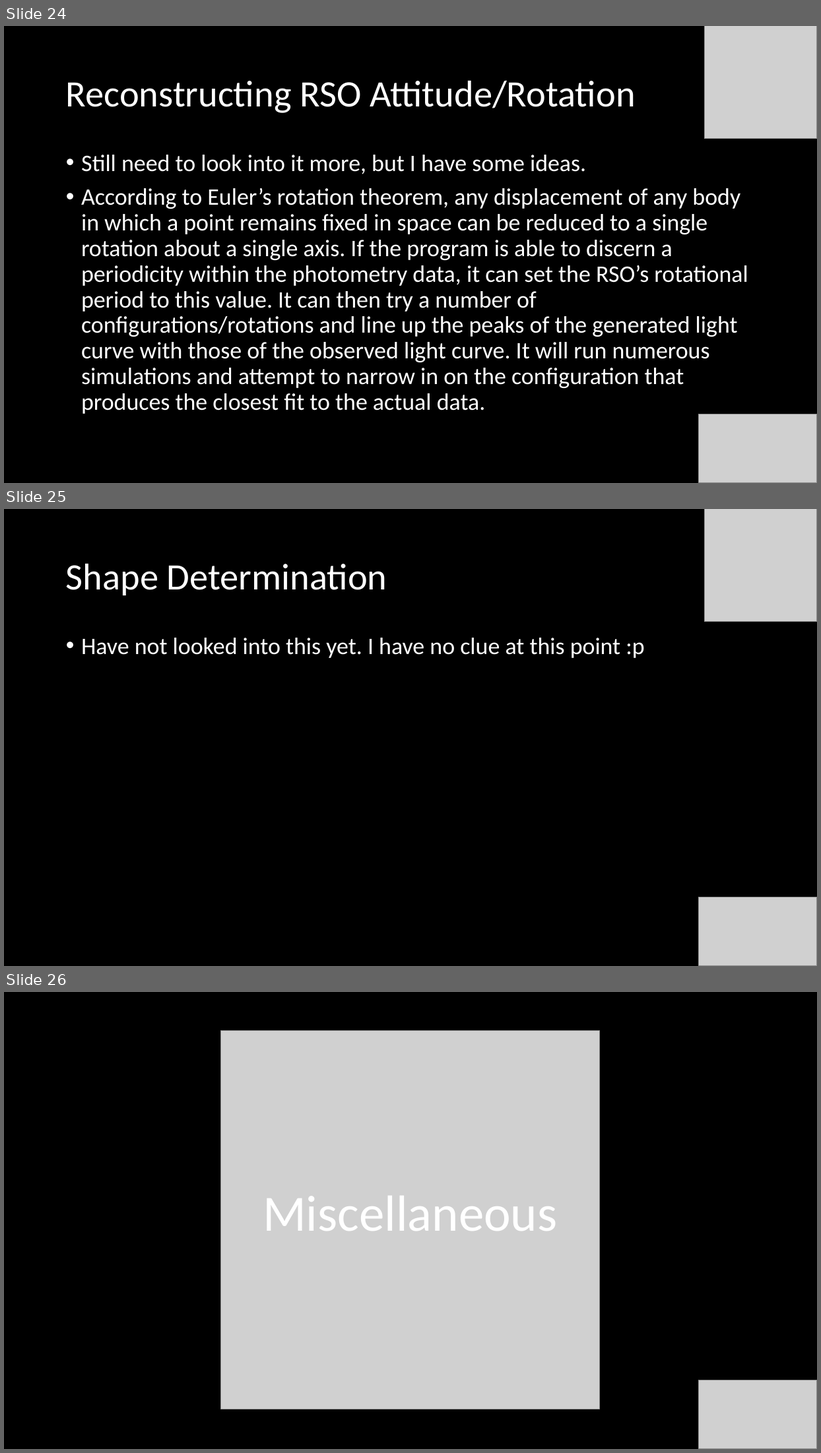
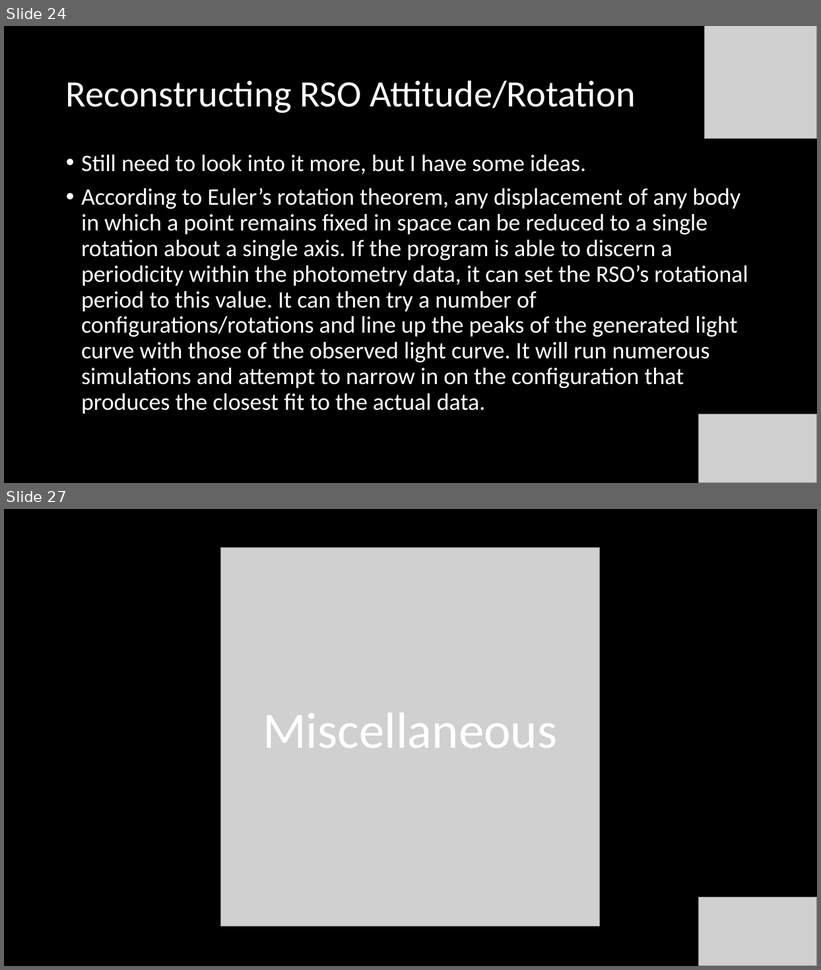
Before and after one commit to henry-valentine/COMPASS, a slide deck: documentation/COMPASS Project Status Document.pptx. Shown one above the other, each under a label of ours: slides 24, 25 and 26 before the commit, slides 24 and 27 after it; the slides between them are not shown. The pictures are 821x1453 and 821x970 pixels, drawn with LibreOffice and Linux fonts; fonts in the diff are those of the drawing; grey boxes stand for pictures. Boxes give left, top, right and bottom in pixels: in the first picture for what was removed or moved away, otherwise in the second. Text is boxed around its words. In the diff, an @@ line names an element or a change of style, - is before the commit and + after.

```diff
--- a/documentation/COMPASS Project Status Document.pptx
+++ b/documentation/COMPASS Project Status Document.pptx
@@ slide 25 removed at [4,509,817,966], background #000000 @@
@@ picture removed at [704,509,817,622] @@
@@ title removed at [66,563,387,595] @@
-Shape Determination
@@ text removed at [81,638,644,658] @@
-• Have not looked into this yet. I have no clue at this point :p
@@ picture removed at [699,898,817,966] @@
@@ what was slide 26 is now slide 27 @@
```
Also in this commit, not shown: 1 slide changed, 2 slides added, 25 other files.
